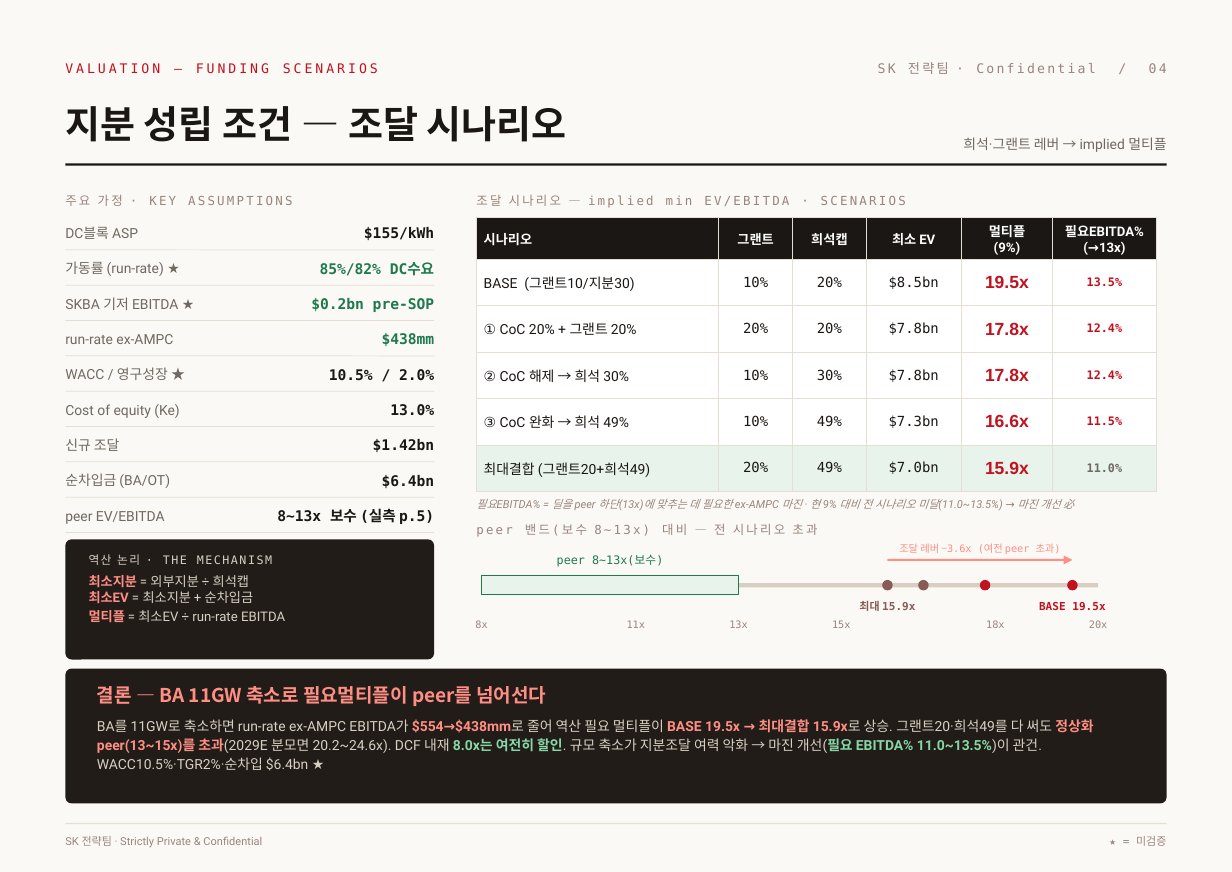
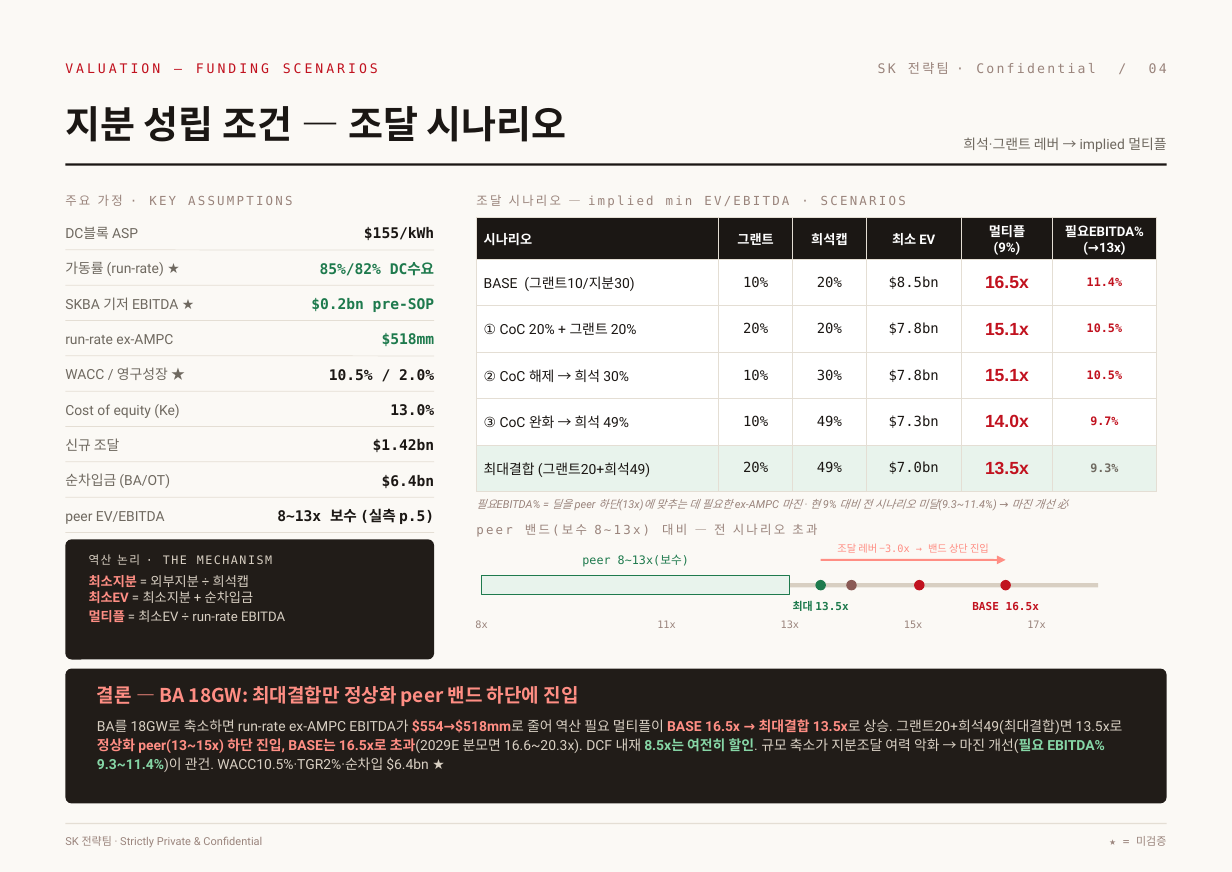
Before and after one commit to ljmcoal-gif/bm-x7k2, a slide deck: slide 4 of sk_valuation_project/output/SK_Funding_v3_editable.pptx. Drawn at 1232x872 pixels with LibreOffice and Linux fonts; fonts in the diff are those of the drawing. Boxes give left, top, right and bottom in pixels: in the first picture for what was removed or moved away, otherwise in the second. Text is boxed around its words. In the diff, an @@ line names an element or a change of style, - is before the commit and + after.

```diff
--- a/sk_valuation_project/output/SK_Funding_v3_editable.pptx
+++ b/sk_valuation_project/output/SK_Funding_v3_editable.pptx
@@ table at [476, 217, 1156, 481] @@
-row 2, column 5: 19.5x
+row 2, column 5: 16.5x
-row 2, column 6: 13.5%
+row 2, column 6: 11.4%
-row 3, column 5: 17.8x
+row 3, column 5: 15.1x
-row 3, column 6: 12.4%
+row 3, column 6: 10.5%
-row 4, column 5: 17.8x
+row 4, column 5: 15.1x
-row 4, column 6: 12.4%
+row 4, column 6: 10.5%
-row 5, column 5: 16.6x
+row 5, column 5: 14.0x
-row 5, column 6: 11.5%
+row 5, column 6: 9.7%
-row 6, column 5: 15.9x
+row 6, column 5: 13.5x
-row 6, column 6: 11.0%
+row 6, column 6: 9.3%
@@ text at [382, 333, 435, 346]: text changed @@
-$438mm
+$518mm
@@ text at [476, 499, 1068, 510]: text changed @@
-필요EBITDA% = 딜을 peer 하단(13x)에 맞추는 데 필요한 ex-AMPC 마진 · 현 9% 대비 전 시나리오 미달(11.0~13.5%) → 마진 개선 必
+필요EBITDA% = 딜을 peer 하단(13x)에 맞추는 데 필요한 ex-AMPC 마진 · 현 9% 대비 전 시나리오 미달(9.3~11.4%) → 마진 개선 必
@@ text "peer 8~13x(보수)": place and size @@
-text "peer 8~13x(보수)" at [557, 555, 663, 567]
+text "peer 8~13x(보수)" at [582, 555, 689, 567]
@@ text at [837, 543, 989, 553]: text changed @@
-조달 레버 −3.6x (여전 peer 초과)
+조달 레버 −3.0x → 밴드 상단 진입
@@ rectangle: place and size @@
-rectangle at [482, 575, 739, 594]
+rectangle at [482, 575, 789, 594]
@@ 2 ellipses, 1 arrow: place and size @@
-2 ellipses, 1 arrow at [882, 560, 1073, 590]
+2 ellipses, 1 arrow at [816, 560, 1005, 590]
@@ ellipse at [816, 580, 826, 590]: fill #8A5A55 to #1E7A4D @@
@@ ellipse: place and size @@
-ellipse at [918, 580, 928, 590]
+ellipse at [846, 580, 857, 590]
@@ ellipse: place and size @@
-ellipse at [1068, 580, 1078, 590]
+ellipse at [1000, 580, 1011, 590]
@@ text "11x": place and size @@
-text "11x" at [627, 620, 645, 628]
+text "11x" at [657, 620, 675, 628]
@@ text "13x": place and size @@
-text "13x" at [729, 620, 747, 628]
+text "13x" at [781, 620, 799, 628]
@@ text at [793, 600, 848, 611]: text changed; text colour #8A5A55 to #1E7A4D @@
-최대 15.9x
+최대 13.5x
@@ text "15x": place and size @@
-text "15x" at [832, 620, 850, 628]
+text "15x" at [904, 620, 922, 628]
@@ text at [972, 602, 1039, 610]: text changed @@
-BASE 19.5x
+BASE 16.5x
@@ text at [1027, 620, 1045, 628]: text changed @@
-18x
+17x
@@ text removed at [1089, 620, 1107, 628] @@
-20x
@@ text at [97, 686, 579, 706]: text changed @@
-결론 — BA 11GW 축소로 필요멀티플이 peer를 넘어선다
+결론 — BA 18GW: 최대결합만 정상화 peer 밴드 하단에 진입
@@ text at [97, 719, 1123, 772]: text changed @@
-BA를 11GW로 축소하면 run-rate ex-AMPC EBITDA가 $554→$438mm로 줄어 역산 필요 멀티플이 BASE 19.5x → 최대결합 15.9x로 상승. 그랜트20·희석49를 다 써도 정상화 peer(13~15x)를 초과(2029E 분모면 20.2~24.6x). DCF 내재 8.0x는 여전히 할인. 규모 축소가 지분조달 여력 악화 → 마진 개선(필요 EBITDA% 11.0~13.5%)이 관건. WACC10.5%·TGR2%·순차입 $6.4bn ★
+BA를 18GW로 축소하면 run-rate ex-AMPC EBITDA가 $554→$518mm로 줄어 역산 필요 멀티플이 BASE 16.5x → 최대결합 13.5x로 상승. 그랜트20+희석49(최대결합)면 13.5x로 정상화 peer(13~15x) 하단 진입, BASE는 16.5x로 초과(2029E 분모면 16.6~20.3x). DCF 내재 8.5x는 여전히 할인. 규모 축소가 지분조달 여력 악화 → 마진 개선(필요 EBITDA% 9.3~11.4%)이 관건. WACC10.5%·TGR2%·순차입 $6.4bn ★
```
Also in this commit, not shown: 2 other slides changed, 6 other files.
